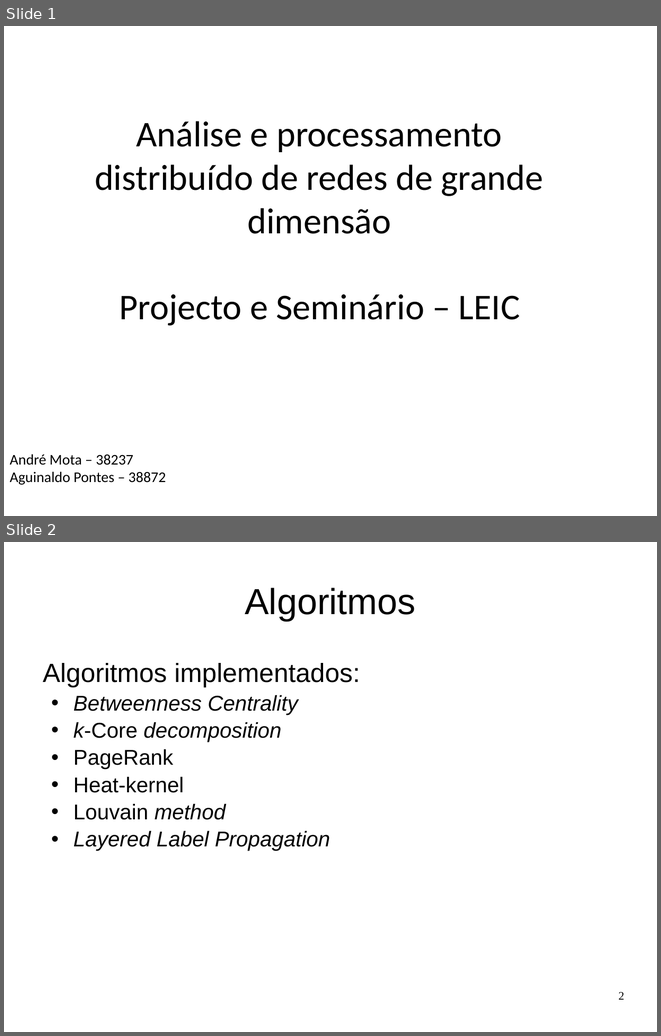
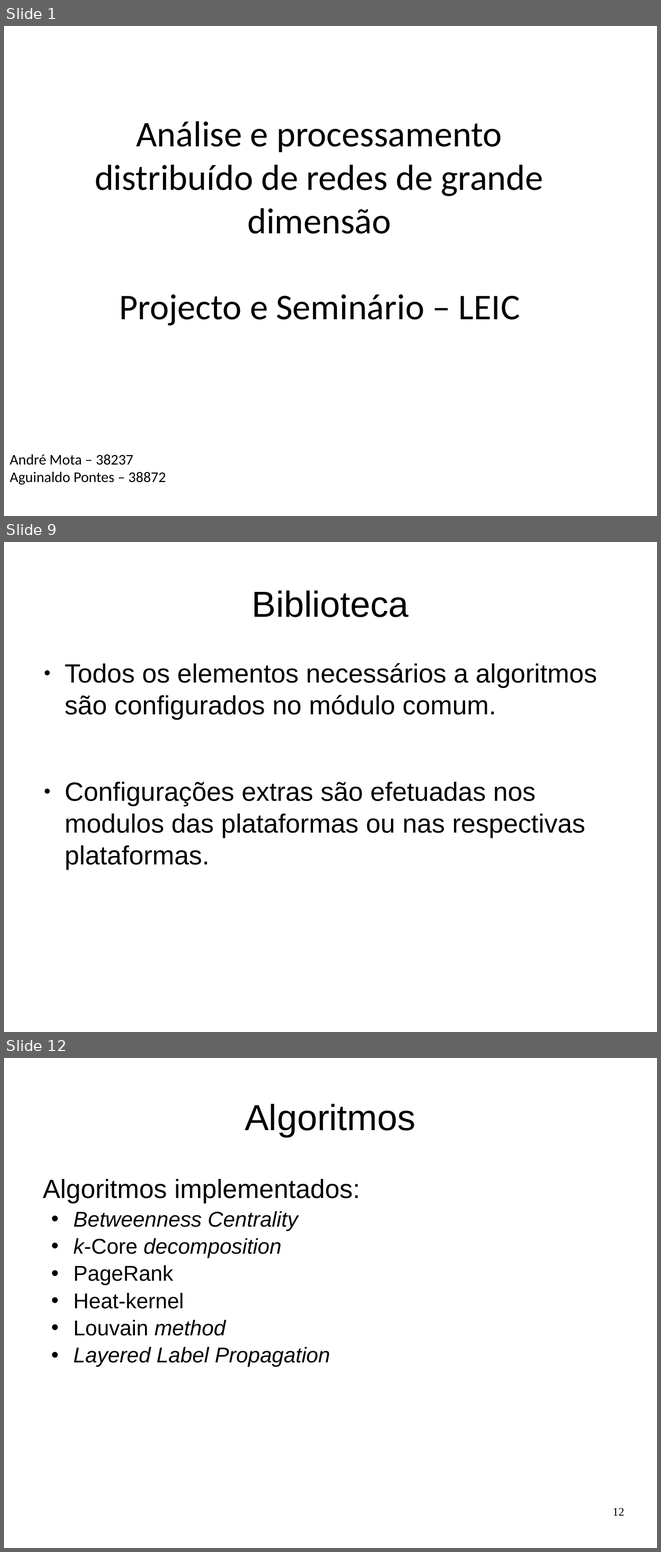
Before and after one commit to andremota/Distributed-Graph-Processing, a slide deck: docs/apresentação/apres.odp. Shown one above the other, each under a label of ours: slides 1 and 2 before the commit, slides 1, 9 and 12 after it; the slides between them are not shown. The pictures are 661x1036 and 661x1552 pixels, drawn with LibreOffice and Linux fonts; fonts in the diff are those of the drawing. Boxes give left, top, right and bottom in pixels: in the first picture for what was removed or moved away, otherwise in the second. Text is boxed around its words. In the diff, an @@ line names an element or a change of style, - is before the commit and + after.

```diff
--- a/docs/apresentação/apres.odp
+++ b/docs/apresentação/apres.odp
@@ slide 9 added at <box>4,542,657,1032</box>, background #FFFFFF @@
@@ title added at <box>252,590,409,617</box>, 44 pt, text #000000 @@
+Biblioteca
@@ text added at <box>64,663,597,869</box>, 32 pt, text #000000 @@
+● Todos os elementos necessários a algoritmos são configurados no módulo comum.
+● Configurações extras são efetuadas nos modulos das plataformas ou nas respectivas plataformas.
@@ what was slide 2 is now slide 12 @@
@@ page number at <box>612,1507,624,1515</box>: text changed @@
-2
+12
```
Also in this commit, not shown: 9 other slides added.
